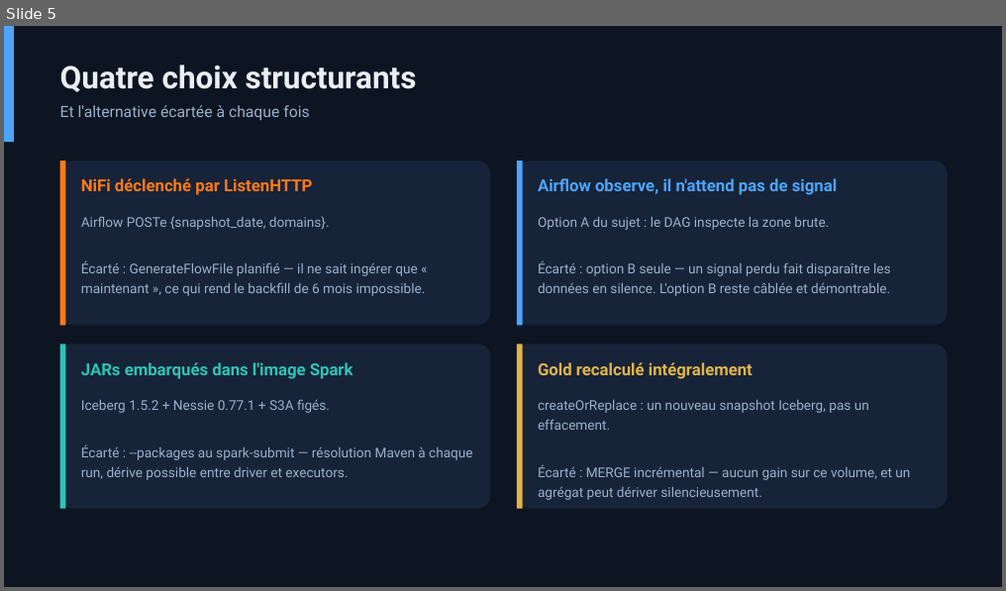
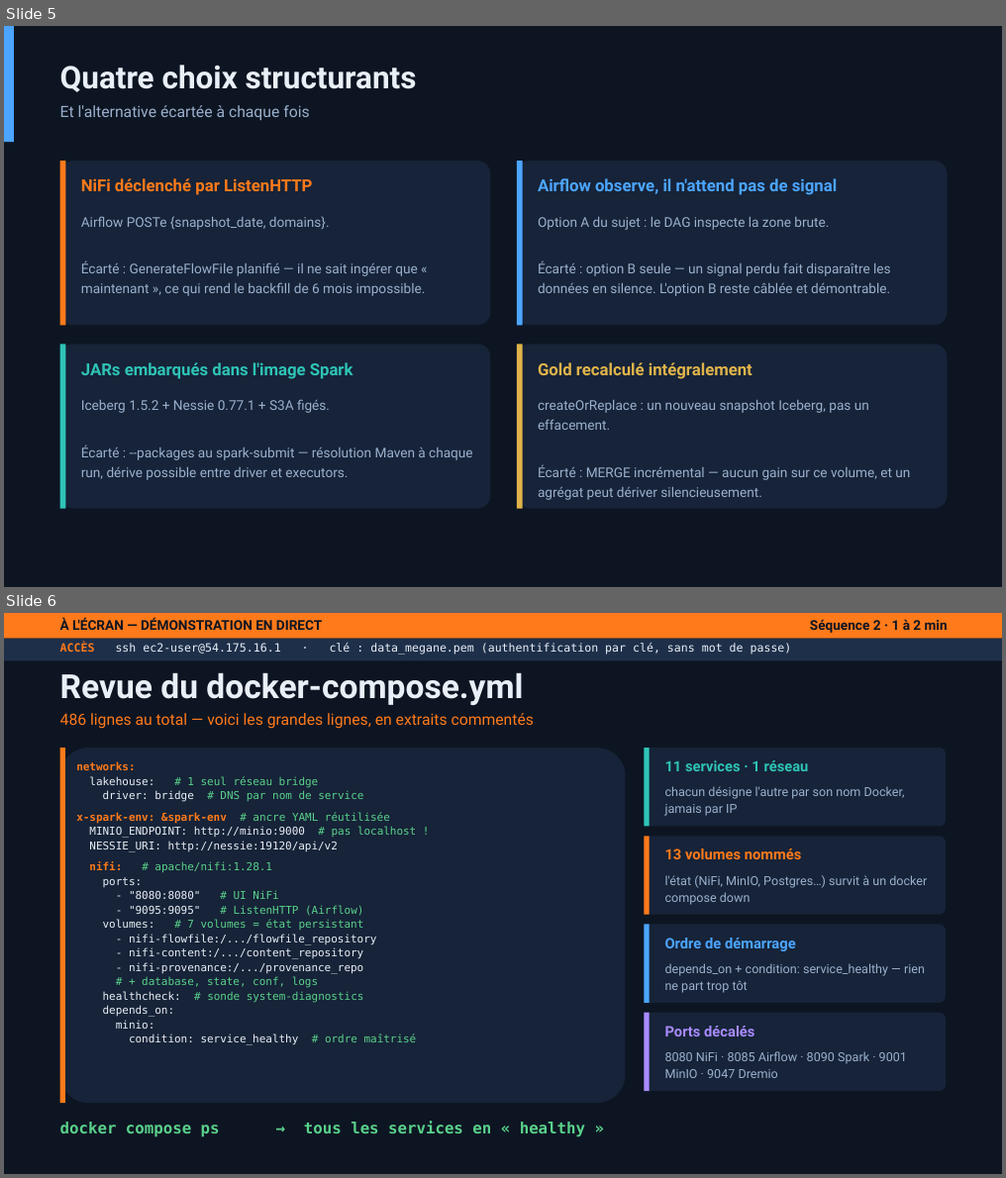
Before and after one commit to makabamegane-eng/dit-lakehouse-nifi-fakestore, a slide deck: slides/soutenance_lakehouse_nifi.pptx. Shown one above the other, each under a label of ours: slide 5 before the commit, slides 5 and 6 after it. The pictures are 1006x591 and 1006x1178 pixels, drawn with LibreOffice and Linux fonts; fonts in the diff are those of the drawing. Boxes give left, top, right and bottom in pixels: in the first picture for what was removed or moved away, otherwise in the second. Text is boxed around its words. In the diff, an @@ line names an element or a change of style, - is before the commit and + after.

```diff
--- a/slides/soutenance_lakehouse_nifi.pptx
+++ b/slides/soutenance_lakehouse_nifi.pptx
@@ slide 6 added at (4, 613, 1002, 1174), background #0D1522 @@
@@ rectangle added at (4, 613, 1002, 639), fill #FF7A1A @@
@@ rectangle added at (4, 639, 1002, 661), fill #1E2F49 @@
@@ text added at (60, 617, 322, 630), 13 pt, text #0D1522, bold @@
+À L'ÉCRAN — DÉMONSTRATION EN DIRECT
@@ text added at (810, 619, 947, 633), 13 pt, text #0D1522, bold @@
+Séquence 2 · 1 à 2 min
@@ text added at (60, 643, 792, 655), 11 pt, text #E9EFF7 @@
+ACCÈS ssh ec2-user@54.175.16.1 · clé : data_megane.pem (authentification par clé, sans mot de passe)
@@ text added at (60, 672, 523, 705), 32 pt, text #E9EFF7, bold @@
+Revue du docker-compose.yml
@@ text added at (60, 713, 534, 729), 15 pt, text #FF7A1A @@
+486 lignes au total — voici les grandes lignes, en extraits commentés
@@ rounded rectangle added at (60, 748, 626, 1103), fill #162338 @@
@@ rectangle added at (60, 748, 65, 1103), fill #FF7A1A @@
@@ rounded rectangle added at (645, 748, 945, 827), fill #162338 @@
@@ rectangle added at (645, 748, 649, 827), fill #2EC4B6 @@
@@ text added at (665, 761, 809, 771), 14 pt, text #2EC4B6, bold @@
+11 services · 1 réseau
@@ text added at (76, 761, 417, 1046), 10.5 pt, text #E9EFF7 @@
+networks:
+lakehouse: # 1 seul réseau bridge
+driver: bridge # DNS par nom de service
+x-spark-env: &spark-env # ancre YAML réutilisée
+MINIO_ENDPOINT: http://minio:9000 # pas localhost !
+NESSIE_URI: http://nessie:19120/api/v2
+nifi: # apache/nifi:1.28.1
+ports:
+- "8080:8080" # UI NiFi
+- "9095:9095" # ListenHTTP (Airflow)
+volumes: # 7 volumes = état persistant
+- nifi-flowfile:/.../flowfile_repository
+- nifi-content:/.../content_repository
+- nifi-provenance:/.../provenance_repo
+# + database, state, conf, logs
+healthcheck: # sonde system-diagnostics
+depends_on:
+minio:
+condition: service_healthy # ordre maîtrisé
@@ text added at (665, 786, 905, 816), 12 pt, text #9AB0CC @@
+chacun désigne l'autre par son nom Docker, jamais par IP
@@ rounded rectangle added at (645, 836, 945, 915), fill #162338 @@
@@ rectangle added at (645, 836, 649, 915), fill #FF7A1A @@
@@ text added at (665, 849, 802, 860), 14 pt, text #FF7A1A, bold @@
+13 volumes nommés
@@ text added at (665, 875, 927, 905), 12 pt, text #9AB0CC @@
+l'état (NiFi, MinIO, Postgres…) survit à un docker compose down
@@ rounded rectangle added at (645, 925, 945, 1003), fill #162338 @@
@@ rectangle added at (645, 925, 649, 1003), fill #4CA5FF @@
@@ text added at (665, 938, 796, 952), 14 pt, text #4CA5FF, bold @@
+Ordre de démarrage
@@ text added at (665, 963, 925, 993), 12 pt, text #9AB0CC @@
+depends_on + condition: service_healthy — rien ne part trop tôt
@@ rounded rectangle added at (645, 1013, 945, 1091), fill #162338 @@
@@ rectangle added at (645, 1013, 649, 1091), fill #A98BFF @@
@@ text added at (665, 1026, 754, 1037), 14 pt, text #A98BFF, bold @@
+Ports décalés
@@ text added at (665, 1052, 907, 1078), 12 pt, text #9AB0CC @@
+8080 NiFi · 8085 Airflow · 8090 Spark · 9001 MinIO · 9047 Dremio
@@ text added at (60, 1121, 585, 1137), 15 pt, text #5AD18B, bold @@
+docker compose ps → tous les services en « healthy »
```
Also in this commit, not shown: 5 slides changed, 6 other slides added, 1 slide removed, 12 other files.
